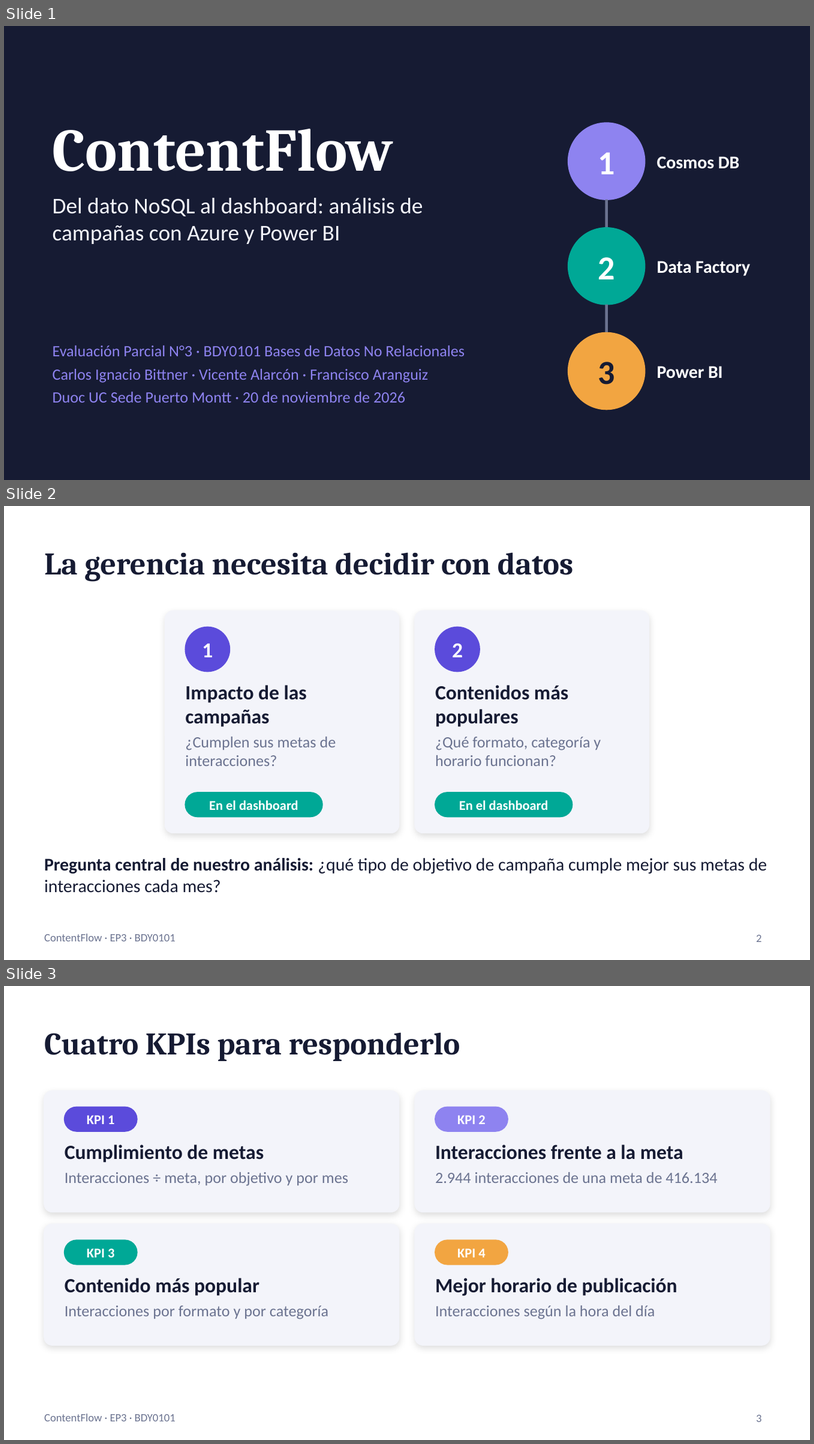
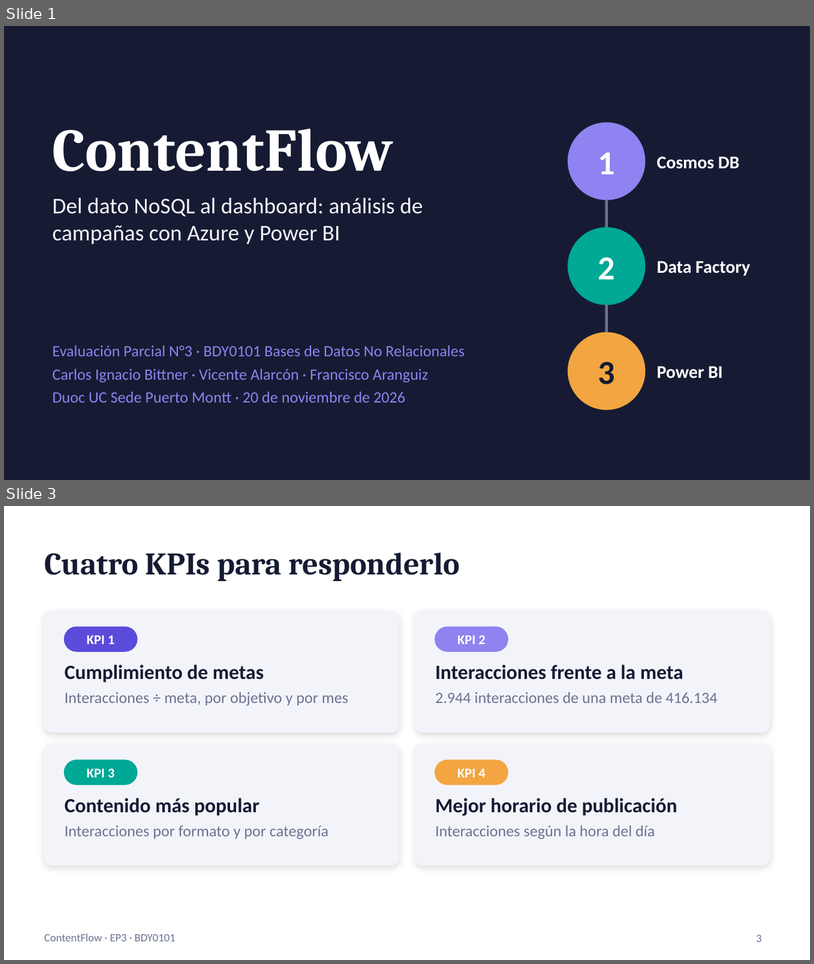
Before and after one commit to ChenteDUOC/ContentFlow, a slide deck: presentacion/ContentFlow_EP3_Presentacion.pptx. Shown one above the other, each under a label of ours: slides 1, 2 and 3 before the commit, slides 1 and 3 after it; the slides between them are not shown. The pictures are 814x1444 and 814x964 pixels, drawn with LibreOffice and Linux fonts; fonts in the diff are those of the drawing. Boxes give left, top, right and bottom in pixels: in the first picture for what was removed or moved away, otherwise in the second. Text is boxed around its words. In the diff, an @@ line names an element or a change of style, - is before the commit and + after.

Commit message:
docs(ep3): diapositiva 2 con las tres preguntas del RICE (negocio, técnica y operativa)

```diff
--- a/presentacion/ContentFlow_EP3_Presentacion.pptx
+++ b/presentacion/ContentFlow_EP3_Presentacion.pptx
@@ slide 2 removed at (x1=4, y1=506, x2=810, y2=960), background #FFFFFF; not listed: 1 template element that a slide beside it also shows @@
@@ title removed at (x1=44, y1=552, x2=573, y2=582) @@
-La gerencia necesita decidir con datos
@@ rounded rectangle removed at (x1=165, y1=611, x2=399, y2=832) @@
@@ rounded rectangle removed at (x1=415, y1=611, x2=649, y2=832) @@
@@ ellipse removed at (x1=185, y1=627, x2=230, y2=672) @@
@@ ellipse removed at (x1=435, y1=627, x2=480, y2=672) @@
@@ text removed at (x1=202, y1=643, x2=213, y2=657) @@
-1
@@ text removed at (x1=452, y1=643, x2=463, y2=657) @@
-2
@@ text removed at (x1=185, y1=685, x2=307, y2=727) @@
-Impacto de las campañas
@@ text removed at (x1=435, y1=685, x2=569, y2=727) @@
-Contenidos más populares
@@ text removed at (x1=185, y1=736, x2=336, y2=766) @@
-¿Cumplen sus metas de interacciones?
@@ text removed at (x1=435, y1=736, x2=601, y2=766) @@
-¿Qué formato, categoría y horario funcionan?
@@ rounded rectangle removed at (x1=185, y1=792, x2=323, y2=816) @@
@@ rounded rectangle removed at (x1=435, y1=792, x2=573, y2=816) @@
@@ text removed at (x1=209, y1=800, x2=299, y2=810) @@
-En el dashboard
@@ text removed at (x1=459, y1=800, x2=549, y2=810) @@
-En el dashboard
@@ text removed at (x1=44, y1=858, x2=767, y2=892) @@
-Pregunta central de nuestro análisis: ¿qué tipo de objetivo de campaña cumple mejor sus metas de interacciones cada mes?
@@ page number removed at (x1=756, y1=934, x2=762, y2=942) @@
-2
```
Also in this commit, not shown: 1 slide added.
